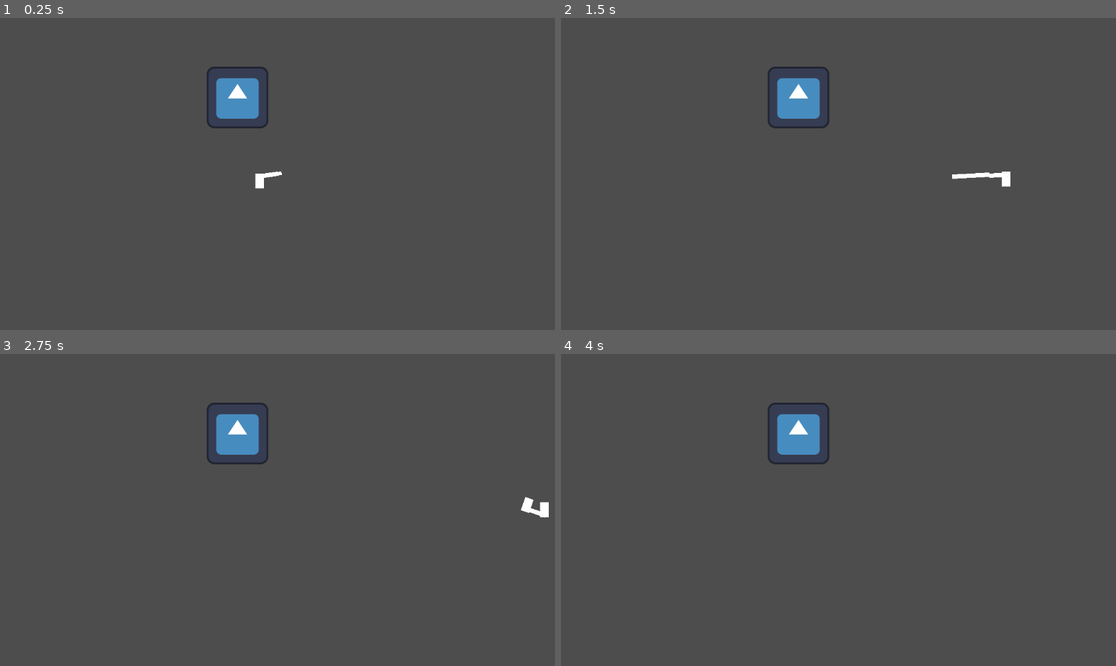
Above: before the commit, frames 1-4 (two rows, left to right).
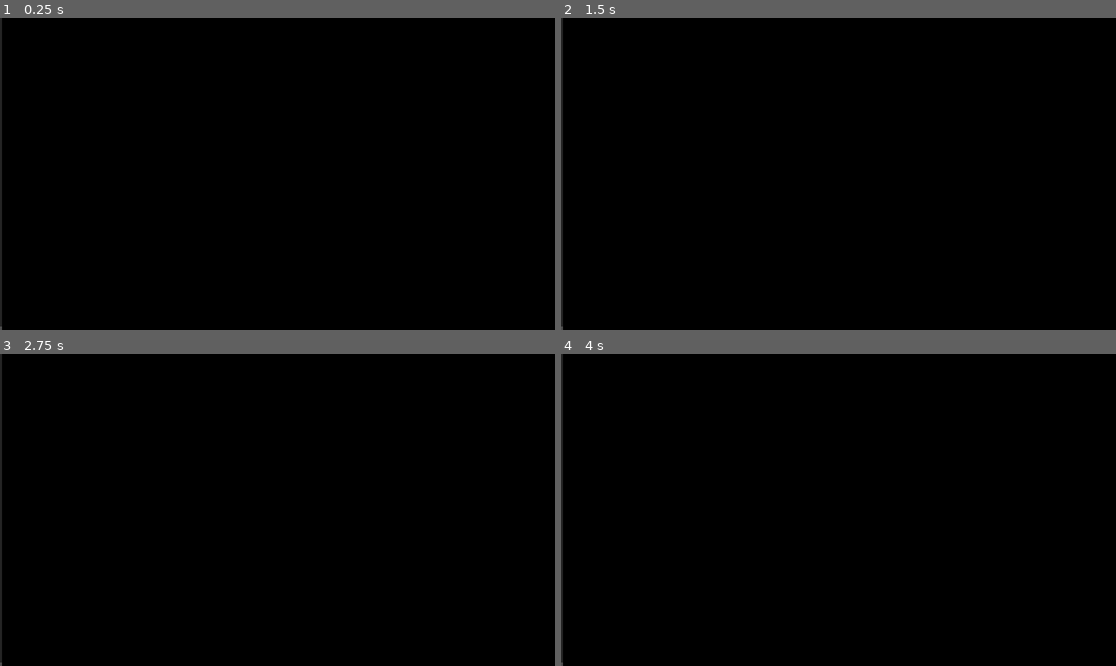
Above: after the commit, the same moments.

Repository: JakeTheHermitCrab/GodotGame-FlashSpace
Game: Godot game, scene res://scenes/main.tscn
The game is run twice, just before and just after one commit, with the same random seed, the same clock (stepped at 60 frames per second) and the same inputs. The engine's default icon, where the game draws it, is replaced by a stand-in: a white triangle on a blue panel in a dark square.
Inputs (mouse positions are in pixels of both pictures, inside the frame that each line leads up to):
- Up to frame 1 (0.25 s): no input
- Up to frame 2 (1.5 s): tap Enter (ui_accept) at 0.5, 0.77 s; move the mouse to (960, 158) at 0.52 s; hold D (right) from 0.53 s (still down); tap 1 (itemSlot1) at 0.6 s; click (960, 158) at 0.67 s; move the mouse to (727, 189) at 1.27 s; tap 2 (itemSlot2) at 1.35 s; click (727, 189) at 1.42 s
- Up to frame 3 (2.75 s): tap Enter (ui_accept) at 1.52, 2 s; move the mouse to (333, 441) at 2.02 s; release D (right) at 2.03 s; hold A (left) from 2.03 s (still down); tap 3 (itemSlot3) at 2.1 s; click (333, 441) at 2.17 s
- Up to frame 4 (4 s): move the mouse to (810, 572) at 2.77 s; release A (left) at 2.78 s; hold D (right) from 2.78 s (still down); click (810, 572) at 2.85 s; tap Enter (ui_accept) at 3.02, 3.5, 3.77 s; move the mouse to (1005, 556) at 3.52 s; tap 1 (itemSlot1) at 3.6 s; click (1005, 556) at 3.67 s

The runs differ from the first frame. In frame 1, 100% of the frame differs, in the area x 0-100%, y 0-100%; in frame 2, 100%; in frame 3, 100%; in frame 4, 100%.

Commit message:
making mask work

Diff:
--- a/scenes/flash_light.tscn
+++ b/scenes/flash_light.tscn
@@ -2,10 +2,14 @@
 
 [ext_resource type="Script" uid="uid://bujqvdb48hhvr" path="res://scripts/flashLight.gd" id="1_v7dw0"]
 [ext_resource type="Script" uid="uid://bwlalwuw83g7f" path="res://scripts/light.gd" id="2_wt4or"]
-[ext_resource type="Texture2D" uid="uid://demltojmyi5nj" path="res://icon.svg" id="3_mopl7"]
+[ext_resource type="Script" uid="uid://ch87sbd0sj4m2" path="res://scenes/mask.gd" id="3_e286m"]
+[ext_resource type="Shader" uid="uid://dvgiscxnf86fj" path="res://scripts/maskShader.gdshader" id="3_mopl7"]
 
 [sub_resource type="RectangleShape2D" id="RectangleShape2D_wt4or"]
 size = Vector2(7, 7)
+
+[sub_resource type="ShaderMaterial" id="ShaderMaterial_e286m"]
+shader = ExtResource("3_mopl7")
 
 [node name="flashLight" type="Area2D" unique_id=1752664906]
 script = ExtResource("1_v7dw0")
@@ -20,9 +24,19 @@
 [node name="light" type="Area2D" parent="." unique_id=173916667]
 script = ExtResource("2_wt4or")
 
-[node name="PointLight2D" type="PointLight2D" parent="light" unique_id=874013419]
-blend_mode = 2
-texture = ExtResource("3_mopl7")
+[node name="mask" type="Polygon2D" parent="light" unique_id=1234049015]
+z_index = 4096
+polygon = PackedVector2Array(4, -4, 4, 3, 161, 23, 162, -26)
+script = ExtResource("3_e286m")
+
+[node name="Polygon2D" type="Polygon2D" parent="light/mask" unique_id=2105398725]
+z_index = 4096
+material = SubResource("ShaderMaterial_e286m")
+polygon = PackedVector2Array(-18, -32, -39, -19, -49, -1, -41, 18, -19, 31, 4, 9, 161, 23, 162, -26, 4, -13)
+
+[node name="CollisionPolygon2D" type="CollisionPolygon2D" parent="light" unique_id=626746391]
+z_index = 4096
+polygon = PackedVector2Array(4, -4, 4, 3, 161, 23, 162, -26)
 
 [connection signal="flashClick" from="." to="light" method="_on_flash_light_flash_click"]
 [connection signal="flashNotClick" from="." to="light" method="_on_flash_light_flash_not_click"]
--- a/scenes/main.tscn
+++ b/scenes/main.tscn
@@ -13,6 +13,11 @@
 
 [node name="main" type="Node" unique_id=941396977]
 script = ExtResource("1_jyhfs")
+
+[node name="ColorRect" type="ColorRect" parent="." unique_id=1876977608]
+offset_right = 1148.0
+offset_bottom = 641.0
+color = Color(0.14406255, 0.14406255, 0.14406255, 1)
 
 [node name="testblock" type="Area2D" parent="." unique_id=1904619850]
 
@@ -42,6 +47,16 @@
 [node name="compas" parent="player/playerArm" unique_id=1363159827 instance=ExtResource("6_tefeu")]
 position = Vector2(30, 0)
 
+[node name="BackBufferCopy" type="BackBufferCopy" parent="." unique_id=100533381]
+z_index = 100
+copy_mode = 2
+
+[node name="BG" type="ColorRect" parent="BackBufferCopy" unique_id=698903361]
+offset_left = 4.0
+offset_right = 1157.0
+offset_bottom = 650.0
+color = Color(0, 0, 0, 1)
+
 [connection signal="itemSwitch1" from="." to="player" method="_on_main_item_switch_1"]
 [connection signal="itemSwitch2" from="." to="player" method="_on_main_item_switch_2"]
 [connection signal="itemSwitch3" from="." to="player" method="_on_main_item_switch_3"]
--- /dev/null
+++ b/scenes/mask.gd
@@ -0,0 +1,11 @@
+extends Polygon2D
+
+
+# Called when the node enters the scene tree for the first time.
+func _ready() -> void:
+	pass # Replace with function body.
+
+
+# Called every frame. 'delta' is the elapsed time since the previous frame.
+func _input(event: InputEvent) -> void:
+	pass
--- a/scripts/flash_mask.gdshader
+++ /dev/null
@@ -1,16 +0,0 @@
-shader_type canvas_item;
-
-uniform sampler2D screen_texture: hint_screen_texture;
-
-void vertex() {
-
-}
-
-void fragment() {
-	COLOR = vec4(texture(screen_texture, SCREEN_UV).rgb, texture(TEXTURE, UV).a);
-}
-
-//void light() {
-//	// Called for every pixel for every light affecting the CanvasItem.
-//	// Uncomment to replace the default light processing function with this one.
-//}
--- a/scripts/light.gd
+++ b/scripts/light.gd
@@ -1,14 +1,20 @@
 extends Area2D
 
+var flashTime = randi_range(1.00, 10.00)
 
 func _ready():
 	hide()
-	Input.mouse_mode = Input.MOUSE_MODE_HIDDEN
+
 
 
 func _on_flash_light_flash_click() -> void:
 	show()
+	print("show")
+	await get_tree().create_timer(flashTime).timeout
+	hide()
 
 
-func _on_flash_light_flash_not_click() -> void:
-	hide()
+
+#func _on_flash_light_flash_not_click() -> void:
+	#hide()
+	#print("hide")
--- /dev/null
+++ b/scripts/maskShader.gdshader
@@ -0,0 +1,8 @@
+shader_type canvas_item;
+
+uniform sampler2D screen_texture: hint_screen_texture;
+
+
+void fragment() {
+	COLOR = vec4(texture(screen_texture, SCREEN_UV).rgb, texture(TEXTURE, UV).a);
+}
Not shown, added: scenes/mask.gd.uid
Not shown, removed: scripts/flash_mask.gdshader.uid
Not shown, added: scripts/maskShader.gdshader.uid
